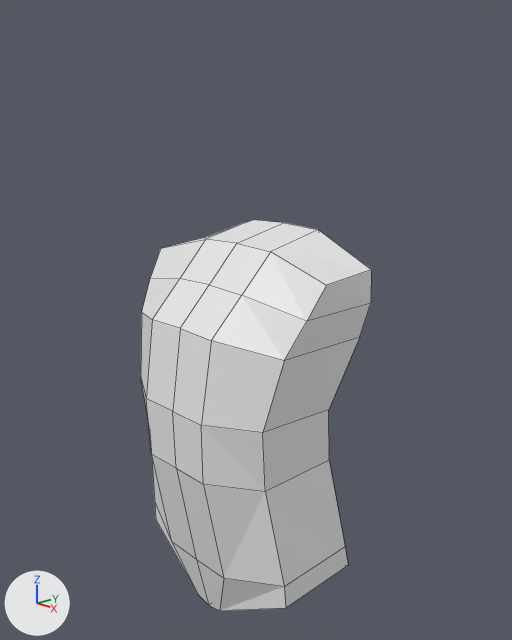
Renders of the Blender file low-poly-characters.blend from each side of a commit.
Rendered twice from a camera (50 mm lens) standing at (1.209, -1.094, 2.558) and looking at (0.021, 0.021, 2.087). The lights are fixed; the arrows at lower left show +X, +Y and +Z. Mesh edges are drawn as thin lines.
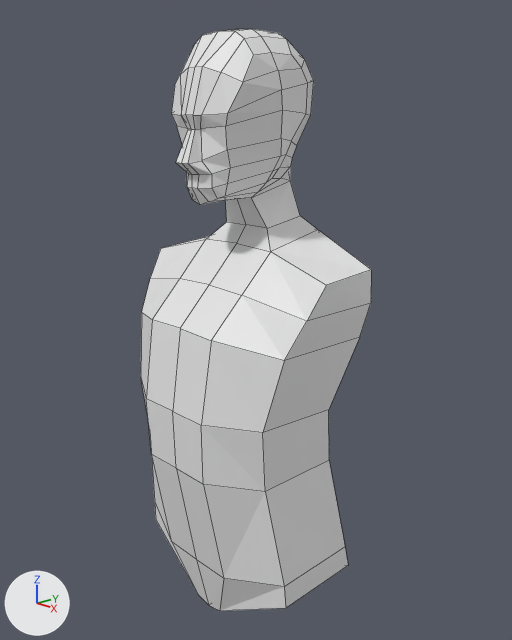
Commit message: Add head to character

What differs and where, as boxes (x1, y1, x2, y2) in the pictures (512 x 640 px):
'Cube', reshaped (49% taller): before (141, 220, 371, 611); after (141, 29, 371, 611)
part 1 of me_cube, built on: before (207, 220, 317, 252); after (172, 29, 318, 252)

The edits, one by one:
me_cube is used by ob_cube; location (0.0, -0.053, 1.949); scale (0.218, 0.181, 0.181).
me_cube had 42 vertices, 33 faces and spanned x 0.0..1.3, y -0.91..1.25, z -3.3..1.97.
me_cube now has 124 vertices, 105 faces and spans x 0.0..1.3, y -0.91..1.25, z -3.3..4.31.
Part 1, on me_cube:
1 face is deleted.
82 vertices are added at x 0.0..0.58, y -0.65..1.08, z 2.0..4.31.
73 new faces join them.
